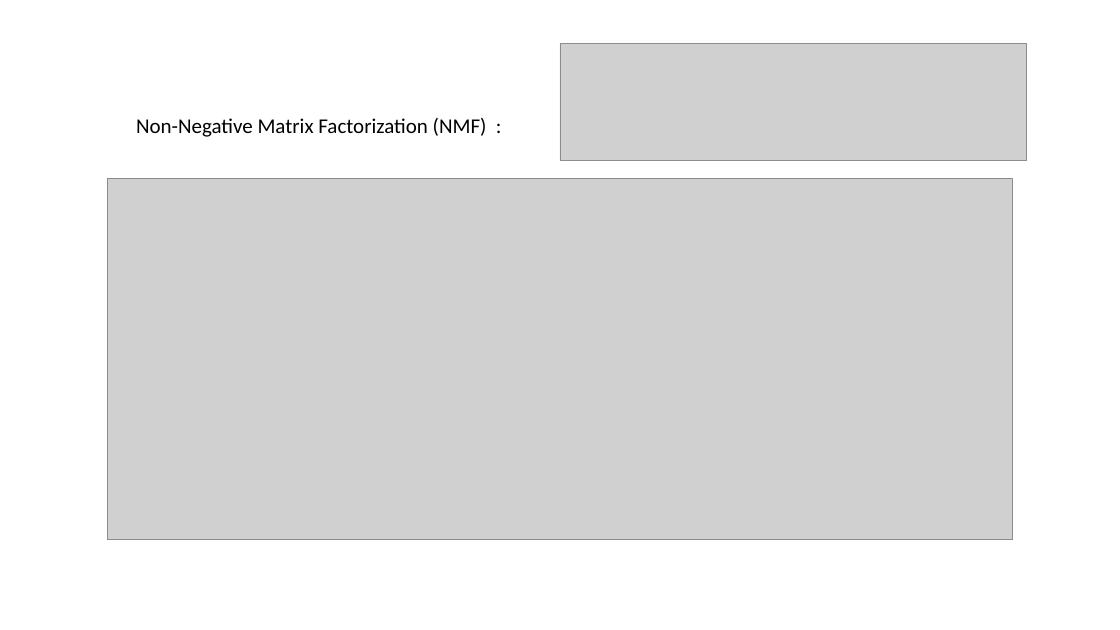
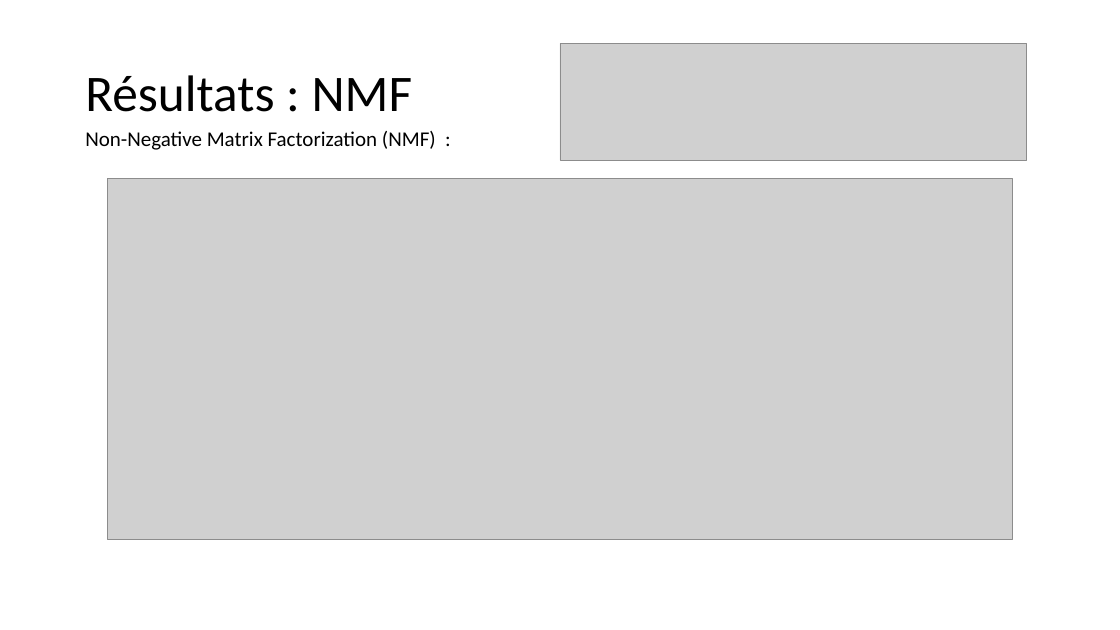
Before and after one commit to erialc-cal/NLP-FOMC, a slide deck: slide 12 of Pour_reu/reu1.pptx (slide 4 before the commit). Drawn at 1120x630 pixels with LibreOffice and Linux fonts; fonts in the diff are those of the drawing; grey boxes stand for pictures. Boxes give left, top, right and bottom in pixels: in the first picture for what was removed or moved away, otherwise in the second. Text is boxed around its words. In the diff, an @@ line names an element or a change of style, - is before the commit and + after.

```diff
--- a/Pour_reu/reu1.pptx
+++ b/Pour_reu/reu1.pptx
@@ title added at (85,75,413,112), 44 pt, text #000000 @@
+Résultats : NMF
@@ text "Non-Negative Matrix Factorization (NMF) :": place and size @@
-text "Non-Negative Matrix Factorization (NMF) :" at (136,118,487,137)
+text "Non-Negative Matrix Factorization (NMF) :" at (85,131,436,150)
```
Also in this commit, not shown: 5 other slides changed, 8 slides added, 3 slides removed, 46 other files.
